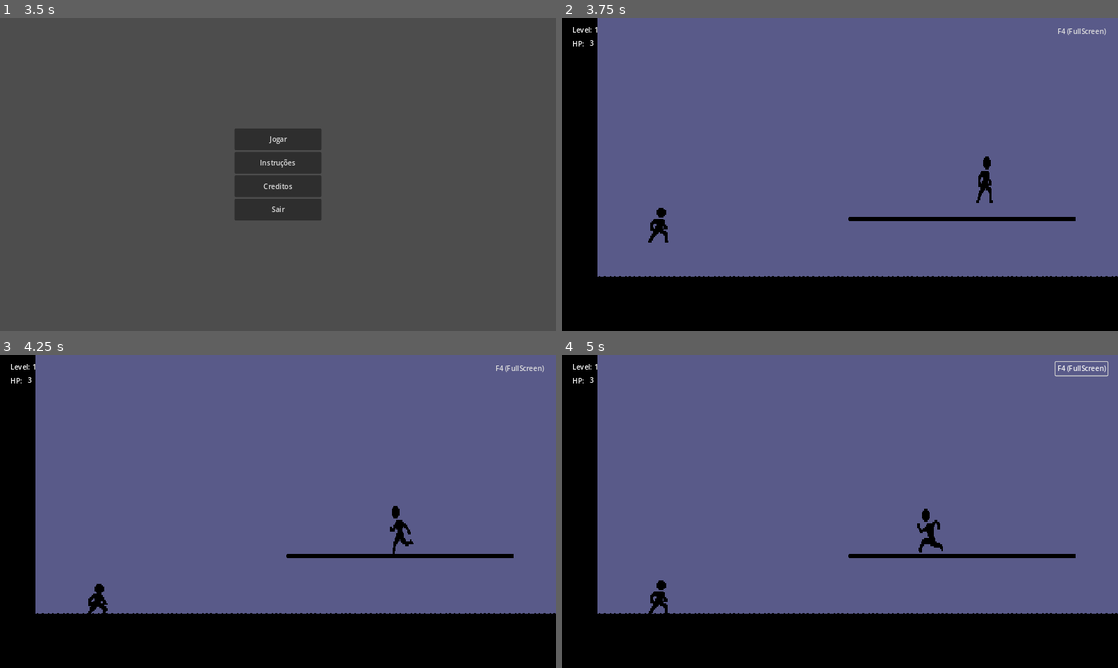
Above: before the commit, frames 1-4 (two rows, left to right).
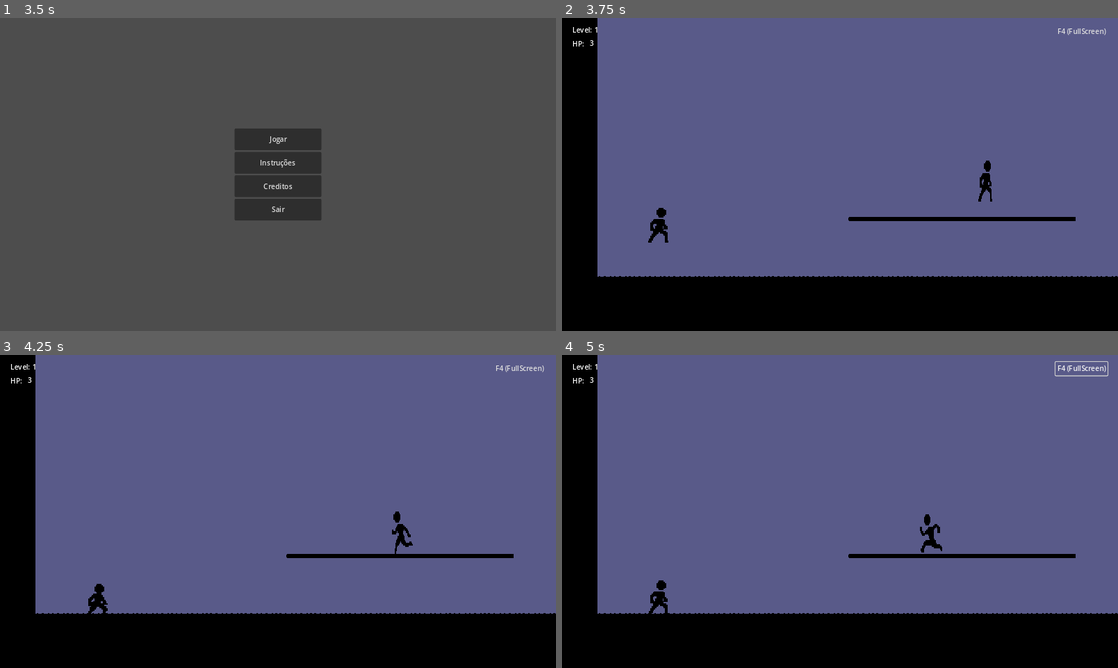
Above: after the commit, the same moments.

Repository: jhonatancunha/godot-game
Game: Godot game, scene res://SplashScreen.tscn
Same seed, same stepped clock (60 frames per second), same inputs: the game is played once before the commit and once after it.
Inputs (mouse positions are in pixels of both pictures, inside the frame that each line leads up to):
- Up to frame 1 (3.5 s): tap Enter at 0.5, 2 s; move the mouse to (400, 158) at 0.52 s; hold Right (right) 0.53-1.25 s; tap Space (fire) at 0.6, 1.25, 2.1, 2.75 s; click (400, 158) at 0.67 s; tap Up (jump) at 0.77 s; drag from (166, 190) to (250, 237) at 1.27 s; move the mouse to (333, 105) at 2.02 s; hold Left (left) 2.03-2.75 s; drag from (250, 237) to (111, 127) at 2.77 s
- Up to frame 2 (3.75 s): click "Instruções" at 3.5 s
- Up to frame 3 (4.25 s): no input
- Up to frame 4 (5 s): click "F4 (FullScreen)" at 4.25 s

Frame 1 is identical in both runs. In frame 2, 0.1% of the frame differs, in the area x 74-78%, y 44-60%; in frame 3, 0.2%; in frame 4, 0.2%, in the area x 63-69%, y 49-64%.

Commit message:
feat: enemy and buttons

Diff:
--- a/Levels/level1.tscn
+++ b/Levels/level1.tscn
@@ -140,7 +140,8 @@
 [node name="Buttons" type="Node2D" parent="CanvasLayer2"]
 
 [node name="Shot" parent="CanvasLayer2/Buttons" instance=ExtResource("10_cbs0k")]
-position = Vector2(1048, 672)
+position = Vector2(736, 592)
+scale = Vector2(3, 3)
 button_action = "fire"
 
 [node name="AtirarLabel" type="Label" parent="CanvasLayer2/Buttons/Shot"]
@@ -151,7 +152,8 @@
 text = "Atirar"
 
 [node name="Punch" parent="CanvasLayer2/Buttons" instance=ExtResource("10_cbs0k")]
-position = Vector2(1208, 672)
+position = Vector2(1112, 592)
+scale = Vector2(3, 3)
 button_action = "punch"
 
 [node name="SocarLabel" type="Label" parent="CanvasLayer2/Buttons/Punch"]
@@ -161,7 +163,8 @@
 text = "Socar"
 
 [node name="Jump" parent="CanvasLayer2/Buttons" instance=ExtResource("10_cbs0k")]
-position = Vector2(1128, 672)
+position = Vector2(920, 592)
+scale = Vector2(3, 3)
 button_action = "jump"
 
 [node name="PularLabel" type="Label" parent="CanvasLayer2/Buttons/Jump"]
@@ -264,7 +267,7 @@
 [node name="Enemy" parent="." instance=ExtResource("3_wwq43")]
 modulate = Color(0.941176, 0, 0.0745098, 1)
 position = Vector2(723, 384)
-scale = Vector2(1.72, 1.69711)
+scale = Vector2(1.5, 1.5)
 collision_layer = 2
 collision_mask = 2
 
--- a/Levels/level3.tscn
+++ b/Levels/level3.tscn
@@ -149,7 +149,8 @@
 [node name="Buttons" type="Node2D" parent="CanvasLayer2"]
 
 [node name="Shot" parent="CanvasLayer2/Buttons" instance=ExtResource("1_fgh8s")]
-position = Vector2(1048, 672)
+position = Vector2(736, 592)
+scale = Vector2(3, 3)
 button_action = "fire"
 
 [node name="AtirarLabel" type="Label" parent="CanvasLayer2/Buttons/Shot"]
@@ -160,7 +161,8 @@
 text = "Atirar"
 
 [node name="Punch" parent="CanvasLayer2/Buttons" instance=ExtResource("1_fgh8s")]
-position = Vector2(1208, 672)
+position = Vector2(1112, 592)
+scale = Vector2(3, 3)
 button_action = "punch"
 
 [node name="SocarLabel" type="Label" parent="CanvasLayer2/Buttons/Punch"]
@@ -170,7 +172,8 @@
 text = "Socar"
 
 [node name="Jump" parent="CanvasLayer2/Buttons" instance=ExtResource("1_fgh8s")]
-position = Vector2(1128, 672)
+position = Vector2(920, 592)
+scale = Vector2(3, 3)
 button_action = "jump"
 
 [node name="PularLabel" type="Label" parent="CanvasLayer2/Buttons/Jump"]
@@ -194,14 +197,14 @@
 flat = true
 script = ExtResource("10_g2bcv")
 
-[node name="LEVEL" type="Label" parent="CanvasLayer2"]
+[node name="GUI" type="Node2D" parent="CanvasLayer2"]
+
+[node name="LEVEL" type="Label" parent="CanvasLayer2/GUI"]
 offset_left = 24.0
 offset_top = 16.0
 offset_right = 82.0
 offset_bottom = 42.0
-text = "Level: 3"
-
-[node name="GUI" type="Node2D" parent="CanvasLayer2"]
+text = "Level: 1"
 
 [node name="ParallaxBackground" type="ParallaxBackground" parent="CanvasLayer2"]
 
@@ -271,73 +274,5 @@
 position = Vector2(293, 0)
 
 [connection signal="button_down" from="CanvasLayer2/Buttons/FullScren" to="CanvasLayer2/Buttons/FullScren" method="_on_button_down"]
-[connection signal="body_entered" from="elements/Spike" to="elements/Spike" method="_on_body_entered" flags=18]
-[connection signal="body_entered" from="elements/@Area2D@163011" to="elements/@Area2D@163011" method="_on_body_entered" flags=18]
-[connection signal="body_entered" from="elements/@Area2D@163012" to="elements/@Area2D@163012" method="_on_body_entered" flags=18]
-[connection signal="body_entered" from="elements/@Area2D@163013" to="elements/@Area2D@163013" method="_on_body_entered" flags=18]
-[connection signal="body_entered" from="elements/@Area2D@163014" to="elements/@Area2D@163014" method="_on_body_entered" flags=18]
-[connection signal="body_entered" from="elements/@Area2D@163015" to="elements/@Area2D@163015" method="_on_body_entered" flags=18]
-[connection signal="body_entered" from="elements/@Area2D@163016" to="elements/@Area2D@163016" method="_on_body_entered" flags=18]
-[connection signal="body_entered" from="elements/@Area2D@163017" to="elements/@Area2D@163017" method="_on_body_entered" flags=18]
-[connection signal="body_entered" from="elements/@Area2D@163018" to="elements/@Area2D@163018" method="_on_body_entered" flags=18]
-[connection signal="body_entered" from="elements/@Area2D@163019" to="elements/@Area2D@163019" method="_on_body_entered" flags=18]
-[connection signal="body_entered" from="elements/@Area2D@163020" to="elements/@Area2D@163020" method="_on_body_entered" flags=18]
-[connection signal="body_entered" from="elements/@Area2D@163021" to="elements/@Area2D@163021" method="_on_body_entered" flags=18]
-[connection signal="body_entered" from="elements/@Area2D@163022" to="elements/@Area2D@163022" method="_on_body_entered" flags=18]
-[connection signal="body_entered" from="elements/@Area2D@163023" to="elements/@Area2D@163023" method="_on_body_entered" flags=18]
-[connection signal="body_entered" from="elements/@Area2D@163024" to="elements/@Area2D@163024" method="_on_body_entered" flags=18]
-[connection signal="body_entered" from="elements/@Area2D@163025" to="elements/@Area2D@163025" method="_on_body_entered" flags=18]
-[connection signal="body_entered" from="elements/@Area2D@163026" to="elements/@Area2D@163026" method="_on_body_entered" flags=18]
-[connection signal="body_entered" from="elements/@Area2D@163027" to="elements/@Area2D@163027" method="_on_body_entered" flags=18]
-[connection signal="body_entered" from="elements/@Area2D@163028" to="elements/@Area2D@163028" method="_on_body_entered" flags=18]
-[connection signal="body_entered" from="elements/@Area2D@163029" to="elements/@Area2D@163029" method="_on_body_entered" flags=18]
-[connection signal="body_entered" from="elements/@Area2D@163030" to="elements/@Area2D@163030" method="_on_body_entered" flags=18]
-[connection signal="body_entered" from="elements/@Area2D@163031" to="elements/@Area2D@163031" method="_on_body_entered" flags=18]
-[connection signal="body_entered" from="elements/@Area2D@163032" to="elements/@Area2D@163032" method="_on_body_entered" flags=18]
-[connection signal="body_entered" from="elements/@Area2D@163033" to="elements/@Area2D@163033" method="_on_body_entered" flags=18]
-[connection signal="body_entered" from="elements/@Area2D@163034" to="elements/@Area2D@163034" method="_on_body_entered" flags=18]
-[connection signal="body_entered" from="elements/@Area2D@163035" to="elements/@Area2D@163035" method="_on_body_entered" flags=18]
-[connection signal="body_entered" from="elements/@Area2D@163036" to="elements/@Area2D@163036" method="_on_body_entered" flags=18]
-[connection signal="body_entered" from="elements/@Area2D@163037" to="elements/@Area2D@163037" method="_on_body_entered" flags=18]
-[connection signal="body_entered" from="elements/@Area2D@163038" to="elements/@Area2D@163038" method="_on_body_entered" flags=18]
-[connection signal="body_entered" from="elements/@Area2D@163039" to="elements/@Area2D@163039" method="_on_body_entered" flags=18]
-[connection signal="body_entered" from="elements/@Area2D@163040" to="elements/@Area2D@163040" method="_on_body_entered" flags=18]
-[connection signal="body_entered" from="elements/@Area2D@163041" to="elements/@Area2D@163041" method="_on_body_entered" flags=18]
-[connection signal="body_entered" from="elements/@Area2D@163042" to="elements/@Area2D@163042" method="_on_body_entered" flags=18]
-[connection signal="body_entered" from="elements/@Area2D@163043" to="elements/@Area2D@163043" method="_on_body_entered" flags=18]
-[connection signal="body_entered" from="elements/@Area2D@163044" to="elements/@Area2D@163044" method="_on_body_entered" flags=18]
-[connection signal="body_entered" from="elements/@Area2D@163045" to="elements/@Area2D@163045" method="_on_body_entered" flags=18]
-[connection signal="body_entered" from="elements/@Area2D@163046" to="elements/@Area2D@163046" method="_on_body_entered" flags=18]
-[connection signal="body_entered" from="elements/@Area2D@163047" to="elements/@Area2D@163047" method="_on_body_entered" flags=18]
-[connection signal="body_entered" from="elements/@Area2D@163048" to="elements/@Area2D@163048" method="_on_body_entered" flags=18]
-[connection signal="body_entered" from="elements/@Area2D@163049" to="elements/@Area2D@163049" method="_on_body_entered" flags=18]
-[connection signal="body_entered" from="elements/@Area2D@163050" to="elements/@Area2D@163050" method="_on_body_entered" flags=18]
-[connection signal="body_entered" from="elements/@Area2D@163051" to="elements/@Area2D@163051" method="_on_body_entered" flags=18]
-[connection signal="body_entered" from="elements/@Area2D@163052" to="elements/@Area2D@163052" method="_on_body_entered" flags=18]
-[connection signal="body_entered" from="elements/@Area2D@163053" to="elements/@Area2D@163053" method="_on_body_entered" flags=18]
-[connection signal="body_entered" from="elements/@Area2D@163054" to="elements/@Area2D@163054" method="_on_body_entered" flags=18]
-[connection signal="body_entered" from="elements/@Area2D@163055" to="elements/@Area2D@163055" method="_on_body_entered" flags=18]
-[connection signal="body_entered" from="elements/@Area2D@163056" to="elements/@Area2D@163056" method="_on_body_entered" flags=18]
-[connection signal="body_entered" from="elements/@Area2D@163057" to="elements/@Area2D@163057" method="_on_body_entered" flags=18]
-[connection signal="body_entered" from="elements/@Area2D@163058" to="elements/@Area2D@163058" method="_on_body_entered" flags=18]
-[connection signal="body_entered" from="elements/@Area2D@163059" to="elements/@Area2D@163059" method="_on_body_entered" flags=18]
-[connection signal="body_entered" from="elements/@Area2D@163060" to="elements/@Area2D@163060" method="_on_body_entered" flags=18]
-[connection signal="body_entered" from="elements/@Area2D@163061" to="elements/@Area2D@163061" method="_on_body_entered" flags=18]
-[connection signal="body_entered" from="elements/@Area2D@163062" to="elements/@Area2D@163062" method="_on_body_entered" flags=18]
-[connection signal="body_entered" from="elements/@Area2D@163063" to="elements/@Area2D@163063" method="_on_body_entered" flags=18]
-[connection signal="body_entered" from="elements/@Area2D@163064" to="elements/@Area2D@163064" method="_on_body_entered" flags=18]
-[connection signal="body_entered" from="elements/@Area2D@163065" to="elements/@Area2D@163065" method="_on_body_entered" flags=18]
-[connection signal="body_entered" from="elements/@Area2D@163066" to="elements/@Area2D@163066" method="_on_body_entered" flags=18]
-[connection signal="body_entered" from="elements/@Area2D@163067" to="elements/@Area2D@163067" method="_on_body_entered" flags=18]
-[connection signal="body_entered" from="elements/@Area2D@163068" to="elements/@Area2D@163068" method="_on_body_entered" flags=18]
-[connection signal="body_entered" from="elements/@Area2D@163069" to="elements/@Area2D@163069" method="_on_body_entered" flags=18]
-[connection signal="body_entered" from="elements/@Area2D@163070" to="elements/@Area2D@163070" method="_on_body_entered" flags=18]
-[connection signal="body_entered" from="elements/@Area2D@163071" to="elements/@Area2D@163071" method="_on_body_entered" flags=18]
-[connection signal="body_entered" from="elements/@Area2D@163072" to="elements/@Area2D@163072" method="_on_body_entered" flags=18]
-[connection signal="body_entered" from="elements/@Area2D@163073" to="elements/@Area2D@163073" method="_on_body_entered" flags=18]
-[connection signal="body_entered" from="elements/@Area2D@163074" to="elements/@Area2D@163074" method="_on_body_entered" flags=18]
-[connection signal="body_entered" from="elements/@Area2D@163075" to="elements/@Area2D@163075" method="_on_body_entered" flags=18]
-[connection signal="body_entered" from="elements/@Area2D@163076" to="elements/@Area2D@163076" method="_on_body_entered" flags=18]
-[connection signal="body_entered" from="elements/@Area2D@163077" to="elements/@Area2D@163077" method="_on_body_entered" flags=18]
 
 [editable path="PlatformTween"]
Not shown, changed: Levels/level2.tscn
